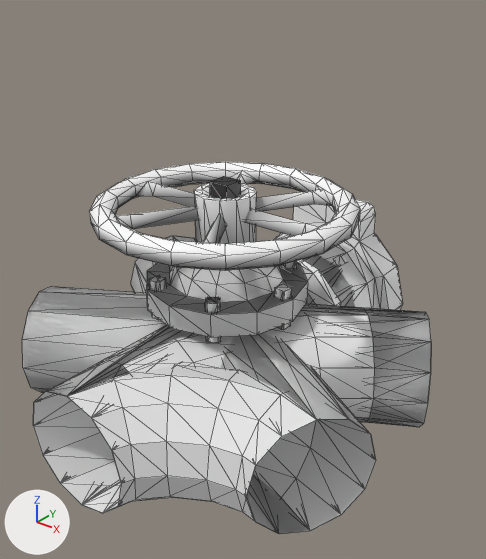
An edit to the glTF model src/resources/models/pipes.glb, drawn before and after from the same camera.
Rendered twice from a 50 mm lens placed at (1.69, -2.0, 1.64), pointed at (0.04, 0.06, 0.36). Every picture has the same lights, and +X, +Y and +Z are marked at lower left. The first picture is the older version. Mesh edges are drawn as thin lines. Where no turn or scale is listed for an object, it has been applied to the vertices.

The scene before the commit, as lines of its bpy script (objects in view):
```python
me_cylinder_009 = bpy.data.meshes.new('Cylinder.009')
me_cylinder_009.from_pydata(...)  # 61 vertices, 108 faces; spans x -0.35..0.35, y -0.866..0.05, z -0.35..0.35
me_cylinder_009.materials.append(mat_defaultmaterial_003)
me_cylinder_019 = bpy.data.meshes.new('Cylinder.019')
me_cylinder_019.from_pydata(...)  # 84 vertices, 144 faces; spans x -0.25..0.87, y -0.87..0.65, z -0.25..0.25
me_cylinder_027 = bpy.data.meshes.new('Cylinder.027')
me_cylinder_027.from_pydata(...)  # 132 vertices, 226 faces; spans x -0.35..0.35, y -0.35..0.35, z -0.25..0.5
me_cylinder_027.materials.append(mat_defaultmaterial_005)
ob_bend = bpy.data.objects.new('Bend', me_cylinder_019)
ob_bend.location = (0.0, 0.0, 0.0)
ob_shortend = bpy.data.objects.new('ShortEnd', me_cylinder_009)
ob_shortend.location = (0.0, 0.0, 0.0)
ob_vavlemount = bpy.data.objects.new('VavleMount', me_cylinder_027)
ob_vavlemount.location = (0.0, 0.0, 0.0)
# also in view: 'SplitK' at (0.31, 0.0, 0.0); 'Split5' at (0.0, -0.11, 0.0); 'SplitStar' at (0.0, 0.0, 0.0); 'WellConnected' at (0.0, 0.26, 0.03); 'Straight' at (0.0, 0.0, 0.0)
```
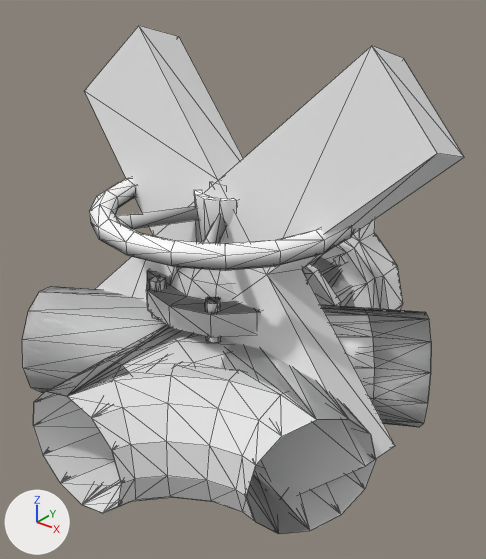
Commit message: added testing framework for tdd of the pipe rules

The change, as a list of edits to the scene's bpy script:
```text
Add me_anull:
    me_anull.from_pydata(...)  # 24 vertices, 44 faces; spans x -0.86..0.86, y -0.34..0.34, z -0.86..0.86
Add ob_anull:
    ob_anull = bpy.data.objects.new('ANull', me_anull)
    ob_anull.location = (0.0, 0.0, 0.5)
```

Where the change shows, as pixel boxes [x1, y1, x2, y2] in the pictures (486 x 559 px):
'ANull', added: after [85, 25, 464, 494]
